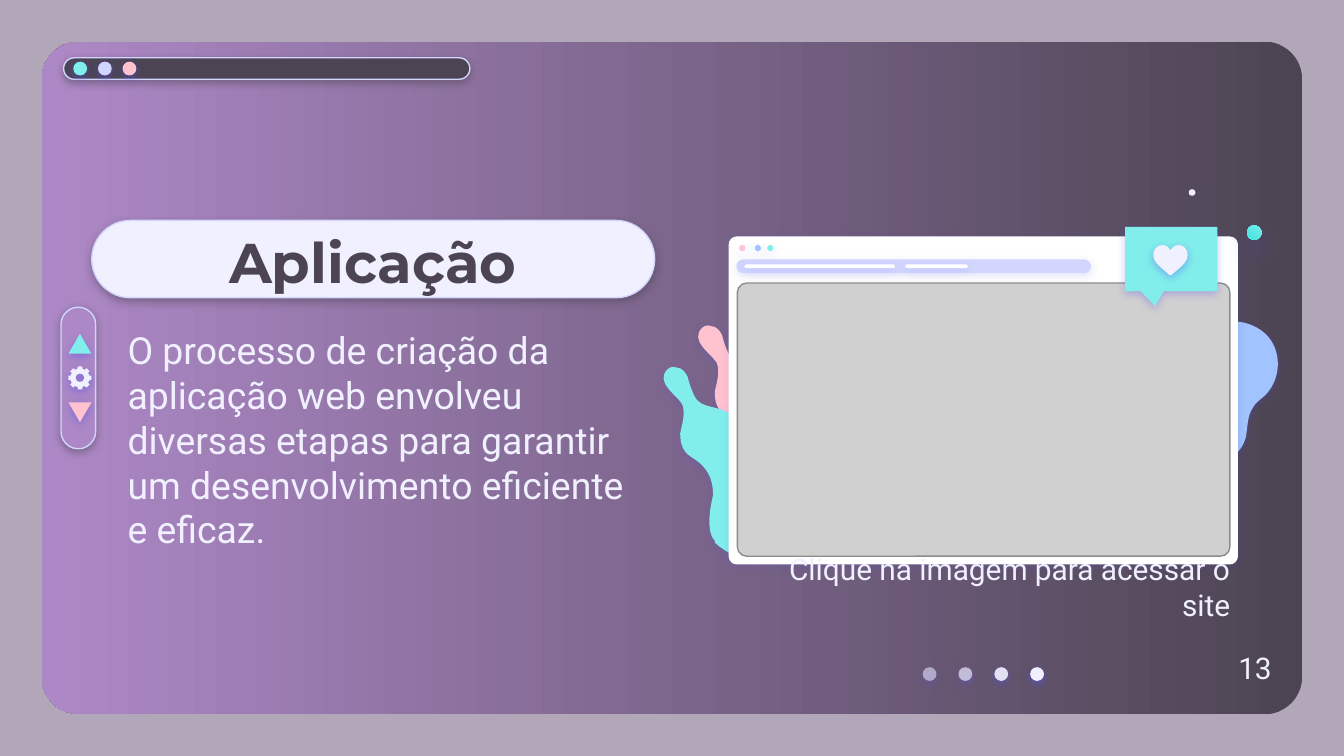
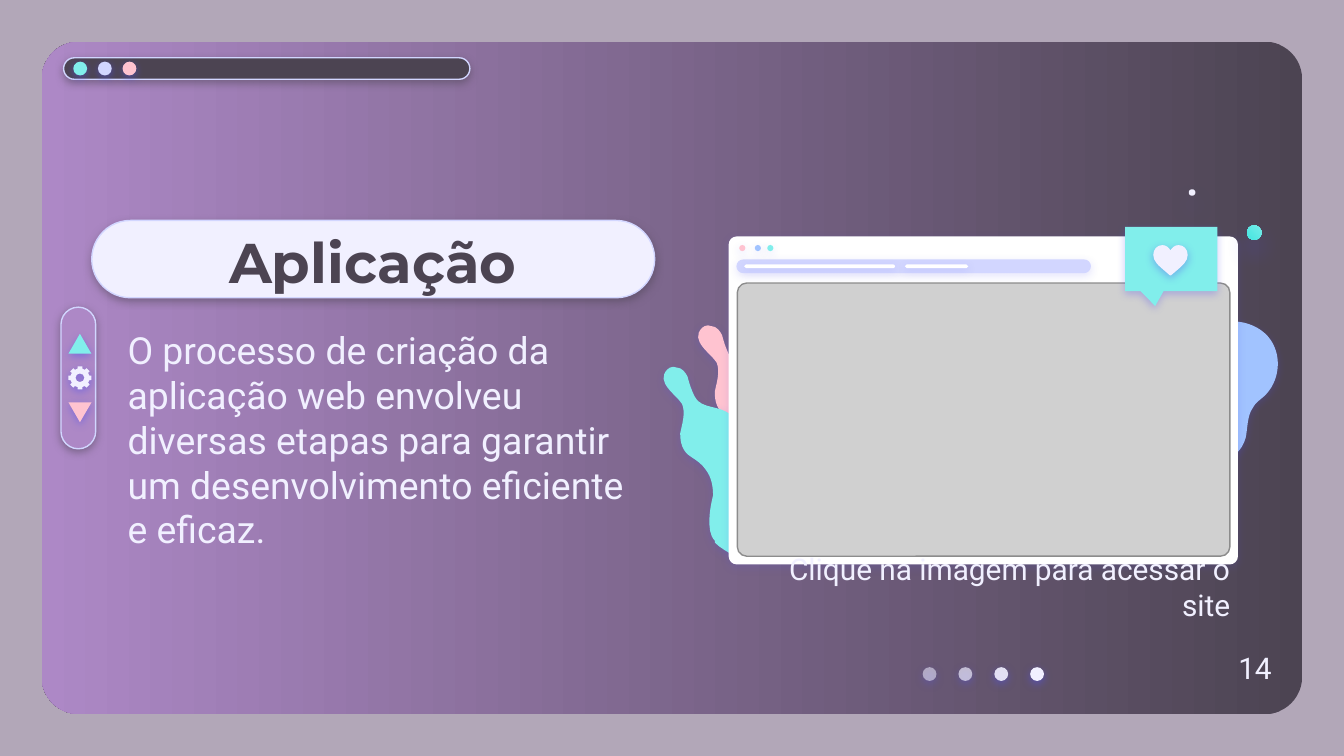
Before and after one commit to Localize-Jahu/Documentos, a slide deck: slide 14 of Apresentação/Localize Jahu - Apresentação.pptx (slide 13 before the commit). Drawn at 1344x756 pixels with LibreOffice and Linux fonts; fonts in the diff are those of the drawing; grey boxes stand for pictures. Boxes give left, top, right and bottom in pixels: in the first picture for what was removed or moved away, otherwise in the second. Text is boxed around its words. In the diff, an @@ line names an element or a change of style, - is before the commit and + after.

```diff
--- a/Apresentação/Localize Jahu - Apresentação.pptx
+++ b/Apresentação/Localize Jahu - Apresentação.pptx
@@ text at bbox=[1238, 657, 1271, 679]: text changed @@
-13
+14
```
Also in this commit, not shown: 11 other slides changed, 4 slides added, 3 slides removed.
